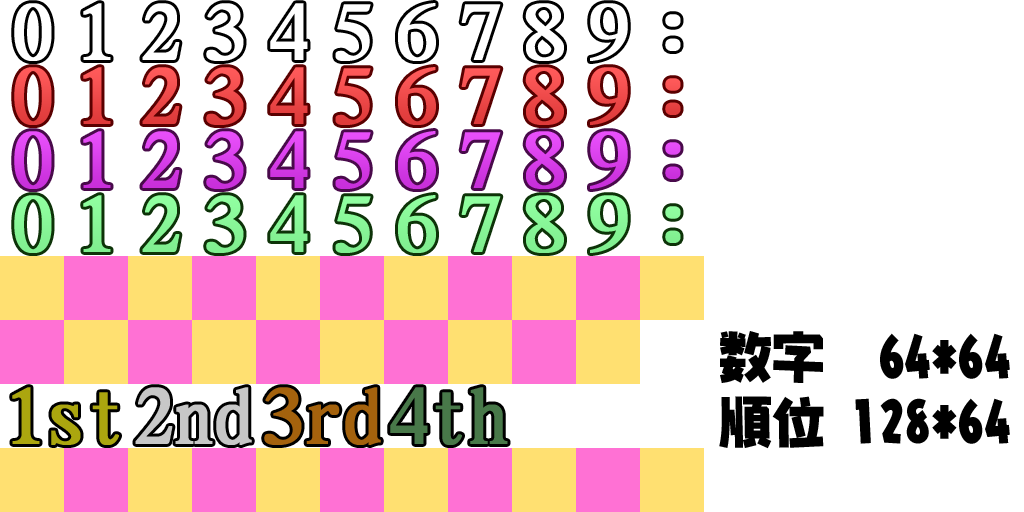
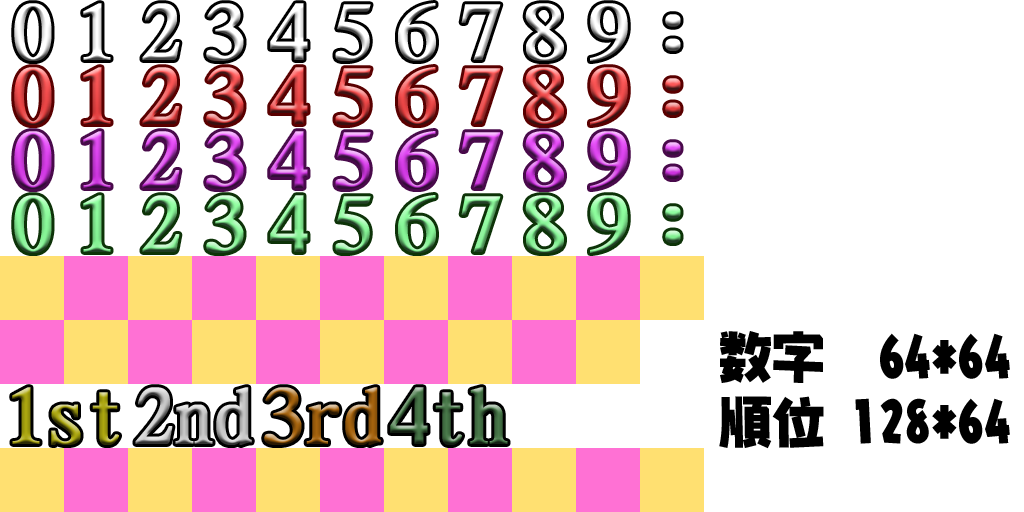
The second 1024 × 512 image is a revision of the first. Changes to its layers:
pixels changed over [12, 5, 681, 445] (layer not identified)
